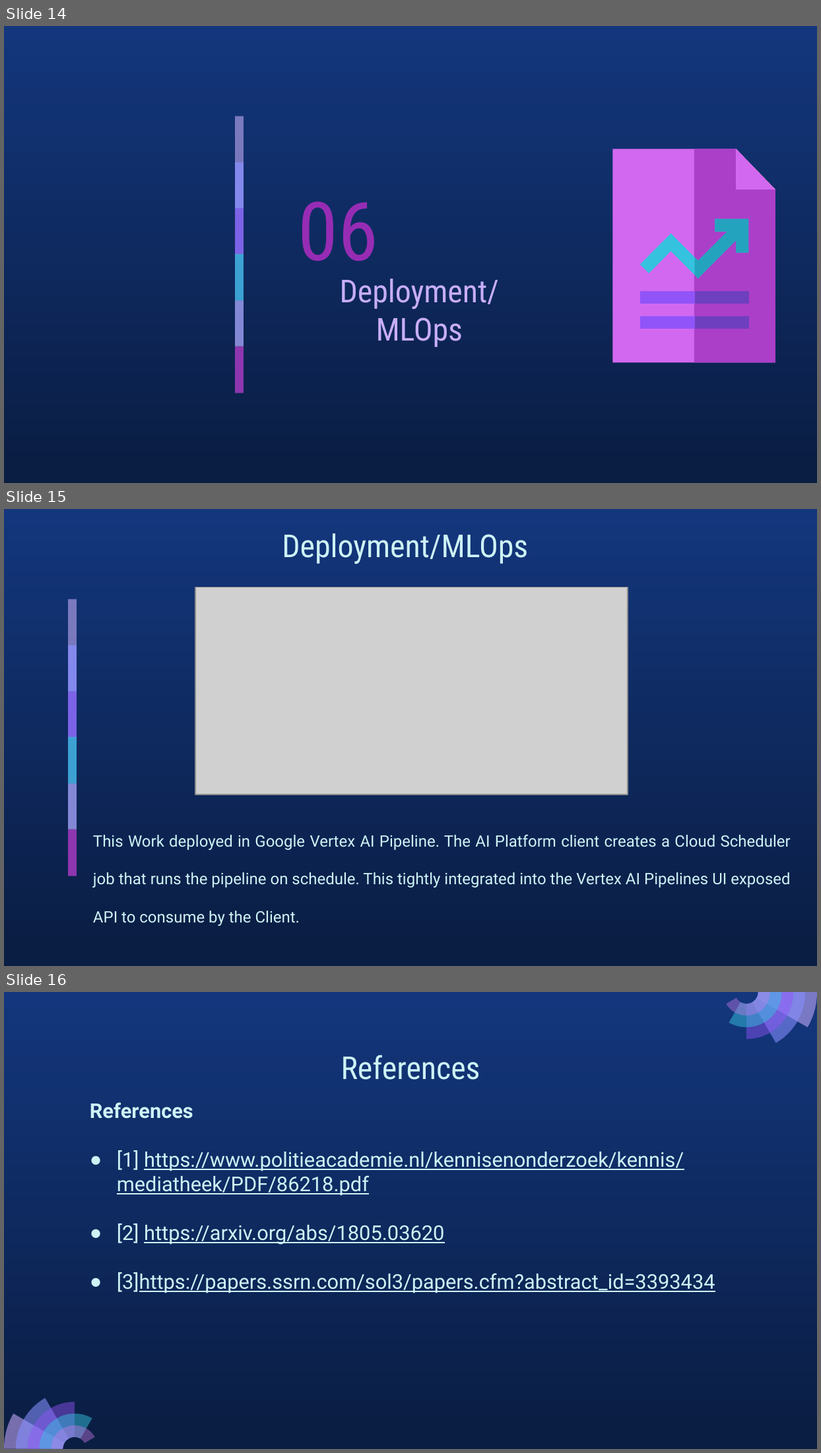
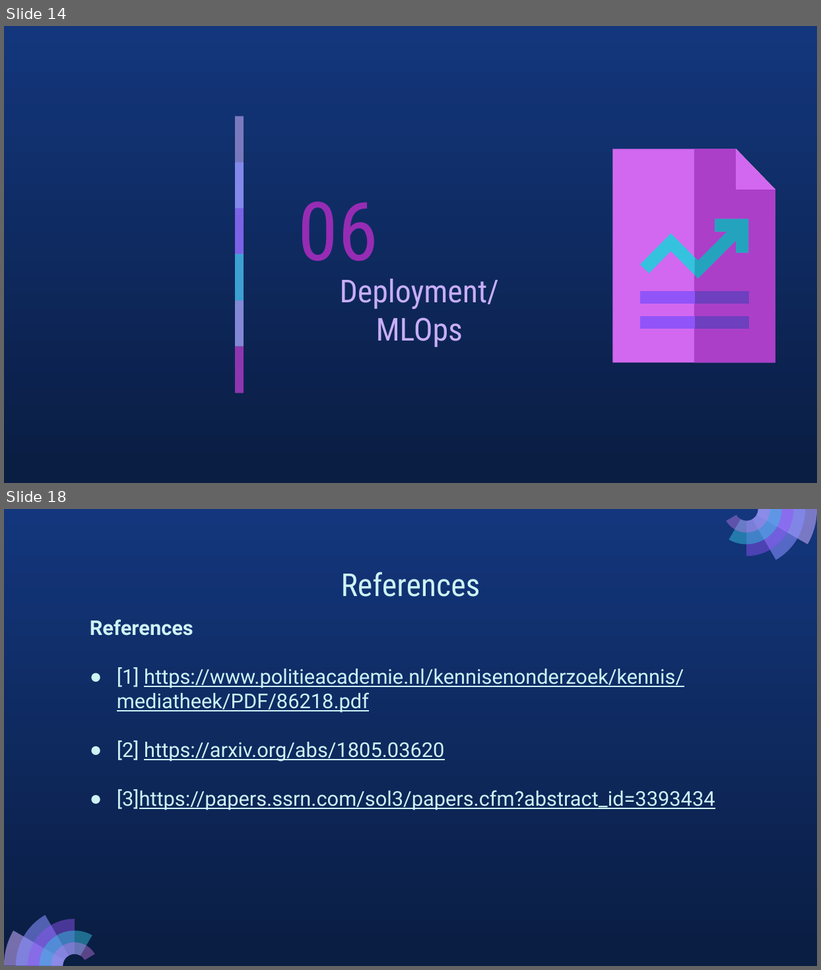
Before and after one commit to Anupama-sjsu/DataMining_FinalProject, a slide deck: Documentation/final_slide_deck.pptx. Shown one above the other, each under a label of ours: slides 14, 15 and 16 before the commit, slides 14 and 18 after it; the slides between them are not shown. The pictures are 821x1453 and 821x970 pixels, drawn with LibreOffice and Linux fonts; fonts in the diff are those of the drawing; grey boxes stand for pictures. Boxes give left, top, right and bottom in pixels: in the first picture for what was removed or moved away, otherwise in the second. Text is boxed around its words. In the diff, an @@ line names an element or a change of style, - is before the commit and + after.

```diff
--- a/Documentation/final_slide_deck.pptx
+++ b/Documentation/final_slide_deck.pptx
@@ slide 15 removed at (x1=4, y1=509, x2=817, y2=966), background gradient #13367C to #0A1D42 @@
@@ title removed at (x1=282, y1=533, x2=528, y2=564) @@
-Deployment/MLOps
@@ picture removed at (x1=195, y1=587, x2=628, y2=794) @@
@@ group removed at (x1=68, y1=599, x2=77, y2=877): 6 rectangles @@
@@ text removed at (x1=93, y1=835, x2=791, y2=926) @@
-This Work deployed in Google Vertex AI Pipeline. The AI Platform client creates a Cloud Scheduler job that runs the pipeline on schedule. This tightly integrated into the Vertex AI Pipelines UI exposed API to consume by the Client.
@@ what was slide 16 is now slide 18 @@
```
Also in this commit, not shown: 3 slides added, 1 other file.
